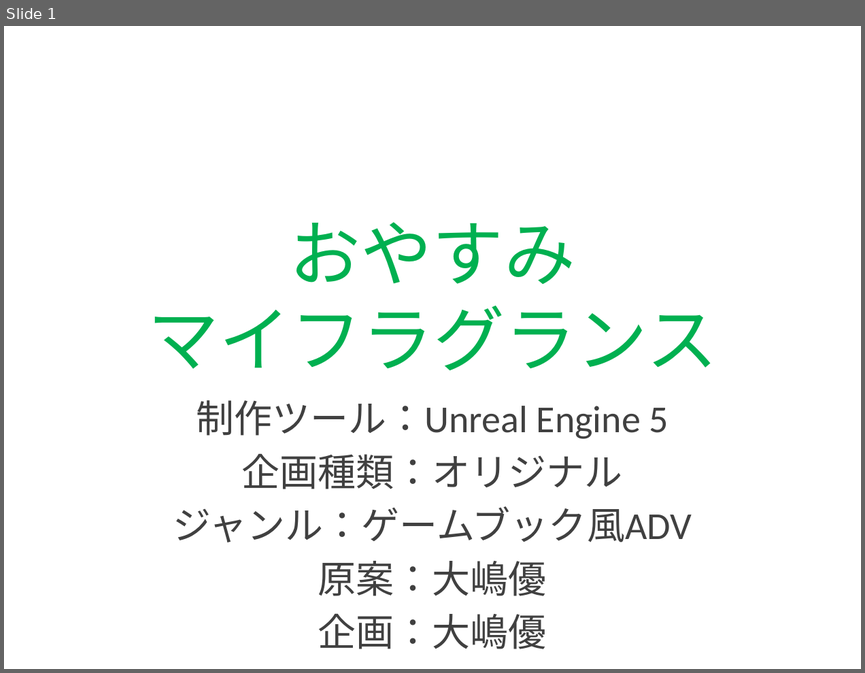
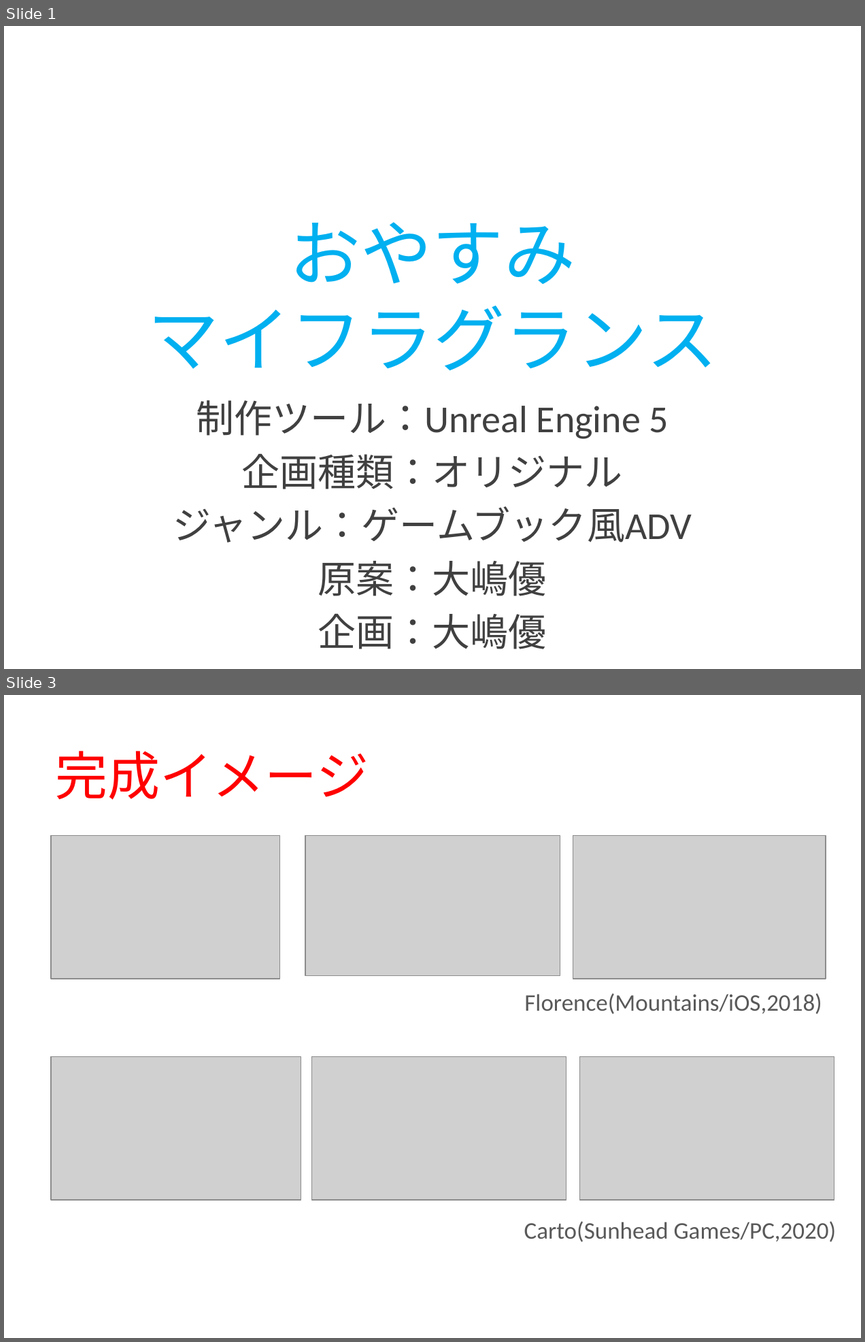
Before and after one commit to POCHOMKIN06/HF21, a slide deck: 企画書3.pptx. Shown one above the other, each under a label of ours: slide 1 before the commit, slides 1 and 3 after it; the slides between them are not shown. The pictures are 865x673 and 865x1342 pixels, drawn with LibreOffice and Linux fonts; fonts in the diff are those of the drawing; grey boxes stand for pictures. Boxes give left, top, right and bottom in pixels: in the first picture for what was removed or moved away, otherwise in the second. Text is boxed around its words. In the diff, an @@ line names an element or a change of style, - is before the commit and + after.

```diff
--- a/企画書3.pptx
+++ b/企画書3.pptx
@@ slide 3 added at (4, 695, 861, 1338), background #FFFFFF @@
@@ title added at (56, 751, 368, 800), 44 pt, text #FF0000 @@
+完成イメージ
@@ picture added at (51, 836, 280, 979) @@
@@ picture added at (306, 836, 560, 975) @@
@@ picture added at (573, 836, 825, 979) @@
@@ text added at (524, 993, 821, 1014), 20 pt, text #595959 @@
+Florence(Mountains/iOS,2018)
@@ picture added at (51, 1057, 301, 1200) @@
@@ picture added at (311, 1057, 566, 1200) @@
@@ picture added at (580, 1057, 834, 1200) @@
@@ text added at (524, 1221, 836, 1242), 20 pt, text #595959 @@
+Carto(Sunhead Games/PC,2020)
@@ slide 1 changed as well @@
@@ title "おやすみ マイフラグランス" at (147, 222, 717, 370): text colour #00B050 to #00B0F0 @@
```
Also in this commit, not shown: 1 other slide changed, 3 other slides added, 5 slides removed, 26 other files.
